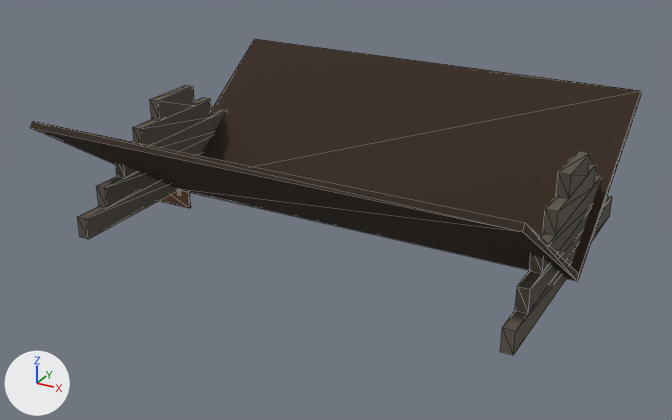
The glTF model assets/models/inn_roof.glb as it was, and as the next commit left it.
Both versions are drawn from a 50 mm camera at (11.04, -20.96, 13.87) aimed at (-0.36, -0.23, 3.51). Lighting does not change. The marker at lower left points along +X, +Y and +Z. The picture after the commit comes second. Mesh edges are drawn as thin lines. Vertices at exactly the same position are counted once.

Before the edit, the objects in view are built like this:
```python
me_innroof = bpy.data.meshes.new('InnRoof')
me_innroof.from_pydata(...)  # 112 vertices, 168 faces; spans x -7.7..6.4, y -5.15..5.15, z 2.05..6.51
me_innroof.materials.append(mat_m_base)
ob_innroof = bpy.data.objects.new('InnRoof', me_innroof)
ob_innroof.location = (0.0, 0.0, 0.0)
```
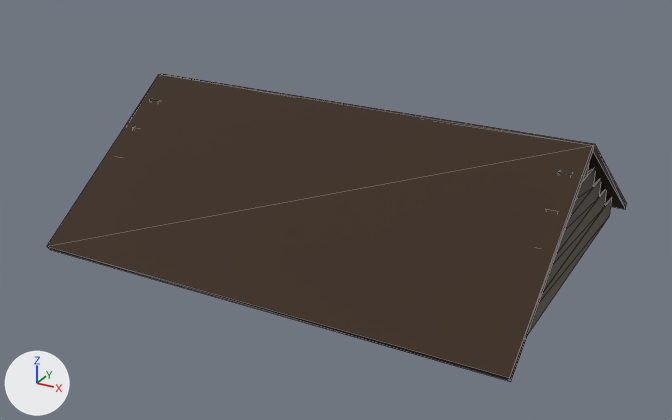
Edits to the bpy script that builds the scene:
```text
Change me_innroof:
    where me_innroof.from_pydata(...)  # 112 vertices, 168 faces; spans x -7.7..6.4, y -5.15..5.15, z 2.05..6.51
    used by ob_innroof; location = (0.0, 0.0, 0.0)
    me_innroof part 1: the loose piece of 8 vertices spanning x -6.4..6.4, y -0.05..5.15, z 2.93..6.51 is turned -68 degrees about the x axis through its middle
    me_innroof part 2: the loose piece of 8 vertices spanning x -6.4..6.4, y -5.15..0.05, z 2.93..6.51 is turned 68 degrees about the x axis through its middle
```

Pixel boxes [x1, y1, x2, y2] of what changed, in the pictures (672 x 420 px; the box of a moved part takes in the faces that stretch with it):
'InnRoof', reshaped: before [31, 39, 641, 355]; after [47, 74, 627, 382]
part 1 of me_innroof, moved or reshaped: before [200, 39, 641, 280]; after [161, 74, 627, 209]
part 2 of me_innroof, moved or reshaped: before [31, 121, 579, 281]; after [47, 74, 594, 382]
